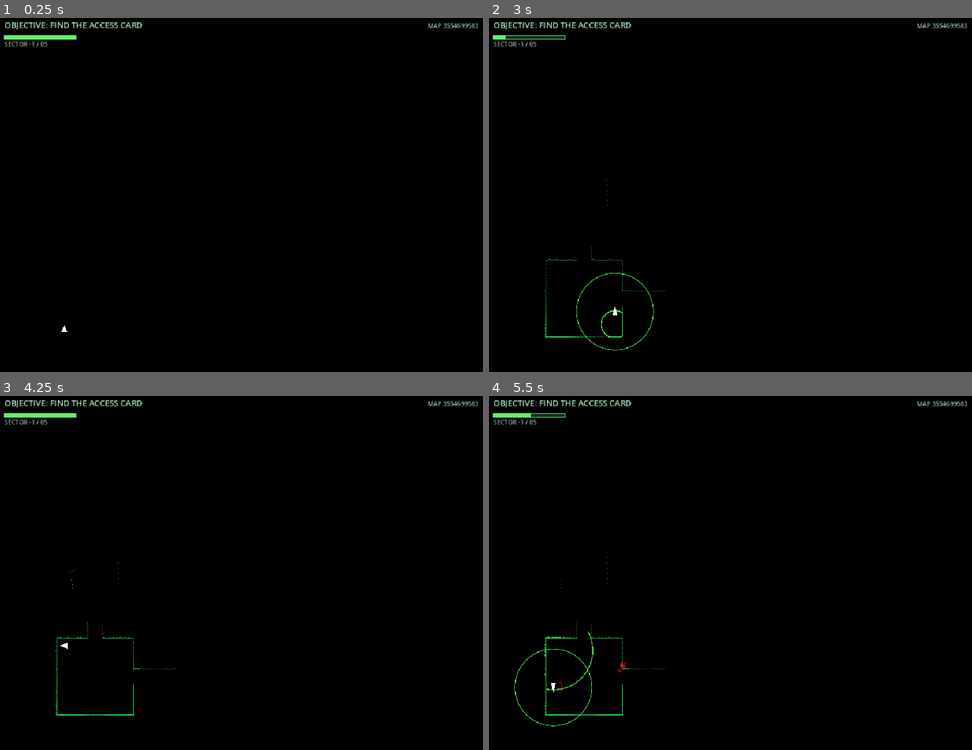
Above: before the commit, frames 1-4 (two rows, left to right).
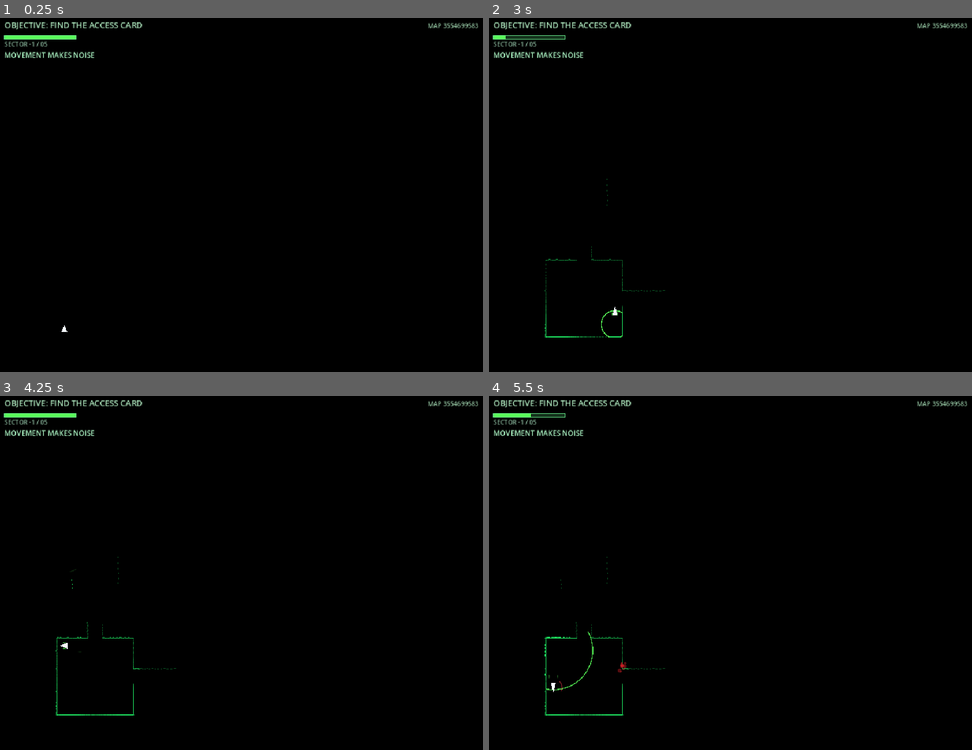
Above: after the commit, the same moments.

Repository: UnderstoodUseYourUsernameHere/Sonar
Game: Godot game, scene res://scenes/main.tscn
The game is run twice, just before and just after one commit, with the same random seed, the same clock (stepped at 60 frames per second) and the same inputs.
Inputs (mouse positions are in pixels of both pictures, inside the frame that each line leads up to):
- Up to frame 1 (0.25 s): no input
- Up to frame 2 (3 s): tap Enter at 0.5 s; move the mouse to (836, 180) at 0.52 s; hold Right (move_right) 0.53-1.28 s; tap Space (ping) at 0.6, 2.85 s; click (836, 180) at 0.67 s; move the mouse to (633, 216) at 1.27 s; hold S (move_down) 1.28-2.03 s; tap Alt at 1.35 s; tap R (restart) at 2, 2.75 s; move the mouse to (778, 117) at 2.02 s; hold Right (move_right) 2.03-2.78 s; tap Shift at 2.1 s; move the mouse to (706, 272) at 2.77 s; hold W (move_up) from 2.78 s (still down); click (706, 272) at 2.92 s
- Up to frame 3 (4.25 s): move the mouse to (391, 633) at 3.52 s; release W (move_up) at 3.53 s; hold Left (move_left) from 3.53 s (still down); tap Alt at 3.6 s
- Up to frame 4 (5.5 s): move the mouse to (580, 519) at 4.27 s; tap Shift at 4.35 s; tap R (restart) at 5 s; move the mouse to (754, 576) at 5.02 s; release Left (move_left) at 5.03 s; hold S (move_down) from 5.03 s (still down); tap Space (ping) at 5.1 s; click (754, 576) at 5.17 s

The runs differ from the first frame. In frame 1, 0.2% of the frame differs, in the area x 1-20%, y 9-12%; in frame 2, 0.3%, in the area x 1-35%, y 9-94%; in frame 3, 0.2%; in frame 4, 0.3%.

Commit message:
feat: replace footstep ring with footstep marks

Diff:
--- a/scripts/main.gd
+++ b/scripts/main.gd
@@ -26,6 +26,10 @@
 
 const FOOTSTEP_NOISE_RANGE_TILES: float = 2.5 ## I think this might be TOO HIGH, but also i dont care, but also i do care...
 const FOOTSTEP_RING_COLOR: Color = Color(0.35, 1.0, 0.35, 1.0)
+const FOOTSTEP_MARK_DURATION: float = 0.24
+const FOOTSTEP_MARK_SPREAD: float = TILE_SIZE * 0.45
+const FOOTSTEP_MARK_ALPHA: float = 0.7 ## Alphas sigma beta always decides the transparency of something, full alpha is opaque... Brilliant work, Kojima.
+const STEP_HINT_DURATION: float = 10.0
 
 const SENSE_RANGE_TILES: float = 8.0 ## When its actively hunting
 const SENSE_RANGE_QUIET_TILES: float = 4.0 ## Wandering
@@ -63,6 +67,8 @@
 const AWARENESS_HUNT_THRESHOLD: float = 1.0
 const AWARENESS_AFTER_LOST_HUNT: float = 0.3
 const MONSTER_HUNT_MOVE_TIME: float = 0.15
+const MONSTER_HUNT_TIME_REDUCTION_PER_SECTOR: float = 0.00025
+const MONSTER_HUNT_MOVE_TIME_FLOOR: float = 0.14
 const MONSTER_HUNT_LOSE_SECONDS: float = 2.5
 const MONSTER_HUNT_PROXIMITY_TILES: float = 2.0
 const MONSTER_ATTACK_TRIGGER_DISTANCE: float = TILE_SIZE * 0.9
@@ -194,6 +200,11 @@
 	var born_time: float = 0.0
 
 
+class FootStepMark:
+	var position: Vector2 = Vector2.ZERO
+	var direction: Vector2 = Vector2.UP
+	var born_time: float = 0.0
+
 enum MonsterState {
 	ROAMING,
 	INVESTIGATING,
@@ -271,6 +282,7 @@
 var monster_snapshot_time: float = -1000.0
 
 var sense_arcs: Array[SenseArc] = []
+var footstep_marks: Array[FootStepMark] = []
 var next_sense_time: float = 0.0
 var monster_sense_position: Vector2 = Vector2.ZERO
 var monster_sense_time: float = -1000.0
@@ -729,7 +741,7 @@
 		MonsterState.STALKING:
 			return MONSTER_STALK_MOVE_TIME
 		MonsterState.HUNTING:
-			return MONSTER_HUNT_MOVE_TIME
+			return maxf(MONSTER_HUNT_MOVE_TIME - float(campaign_level - 1) * MONSTER_HUNT_TIME_REDUCTION_PER_SECTOR, MONSTER_HUNT_MOVE_TIME_FLOOR)
 		_:
 			return MONSTER_ROAM_MOVE_TIME
 
@@ -1032,6 +1044,7 @@
 
 	game_time += delta
 	_update_scan_points()
+	_update_footstep_marks()
 
 	if Input.is_action_just_pressed("ping"):
 		_try_emit_ping()
@@ -1053,6 +1066,7 @@
 			player_draw_position = move_destination
 			is_moving = false
 			_make_noise(player_cell, FOOTSTEP_NOISE_RANGE_TILES, AWARENESS_PER_FOOTSTEP)
+			_add_footstep_mark()
 
 	if not is_moving:
 		var next_direction: Vector2i = _choose_move_direction()
@@ -1312,6 +1326,20 @@
 	last_noise_range_tiles = range_tiles
 	last_noise_loudness = loudness
 
+func _add_footstep_mark() -> void:
+	var mark: FootStepMark = FootStepMark.new() ## CecillL!!!! I turned into a footstep, Cecilll!!!!!
+	mark.position = player_draw_position
+	mark.direction = Vector2(player_facing)
+	mark.born_time = game_time
+	footstep_marks.append(mark) ## Cecill!! Ive turned into markception, cecill!!
+
+func _update_footstep_marks() -> void:
+	for index in range(footstep_marks.size() - 1, -1, -1):
+		var age: float = game_time - footstep_marks[index].born_time
+
+		if age >= FOOTSTEP_MARK_DURATION:
+			footstep_marks.remove_at(index)
+
 func _monster_can_hear(cell: Vector2i, range_tiles: float) -> bool:
 	var distance: float = monster_draw_position.distance_to(_cell_center(cell))
 	return distance <= range_tiles * TILE_SIZE
@@ -1573,7 +1601,7 @@
 		draw_arc(monster_draw_position, PING_NOISE_RANGE_TILES * TILE_SIZE, 0.0, TAU, 64, Color(1.0, 0.3, 0.3, 0.15), 1.0, true)
 		_draw_monster_at(monster_draw_position, 0.35)
 
-	_draw_footsteps_ring()
+	_draw_footstep_marks()
 	_draw_player()
 	_draw_hud()
 
@@ -1800,6 +1828,35 @@
 		1.0,
 		true
 	)
+
+func _draw_footstep_marks() -> void:
+	for mark in footstep_marks:
+		var age: float = game_time - mark.born_time
+		var progress: float = clampf(
+			age / FOOTSTEP_MARK_DURATION,
+			0.0,
+			1.0
+		)
+
+		var side: Vector2 = Vector2(-mark.direction.y, mark.direction.x)
+		var spread: float = lerpf(
+			TILE_SIZE * 0.15,
+			FOOTSTEP_MARK_SPREAD,
+			progress
+		)
+
+		var half_length: Vector2 = mark.direction * TILE_SIZE * 0.08
+
+		var color: Color = Color(
+			FOOTSTEP_RING_COLOR,
+			FOOTSTEP_MARK_ALPHA * (1.0 - progress)
+		)
+
+		var left: Vector2 = mark.position + side * spread
+		var right: Vector2 = mark.position - side * spread
+
+		draw_line(left - half_length, left + half_length, color, 1.5, true)
+		draw_line(right - half_length, right + half_length, color, 1.5, true)
 
 func _draw_monster_at(center: Vector2, alpha: float) -> void:
 	var color: Color = Color(MONSTER_COLOR, alpha)
@@ -2011,6 +2068,23 @@
 		Color(0.75, 1.0, 0.85, 0.70)
 	)
 
+	if game_time < STEP_HINT_DURATION:
+		var hint_alpha: float = clampf(
+			(STEP_HINT_DURATION - game_time) / 2.0,
+			0.0,
+			1.0
+		)
+
+		draw_string(
+			font,
+			Vector2(18.0, 86.0),
+			"MOVEMENT MAKES NOISE",
+			HORIZONTAL_ALIGNMENT_LEFT,
+			300.0,
+			14,
+			Color(0.7, 1.0, 0.8, hint_alpha)
+		)
+
 	_draw_ping_cooldown()
 
 func _draw_ping_cooldown() -> void:
